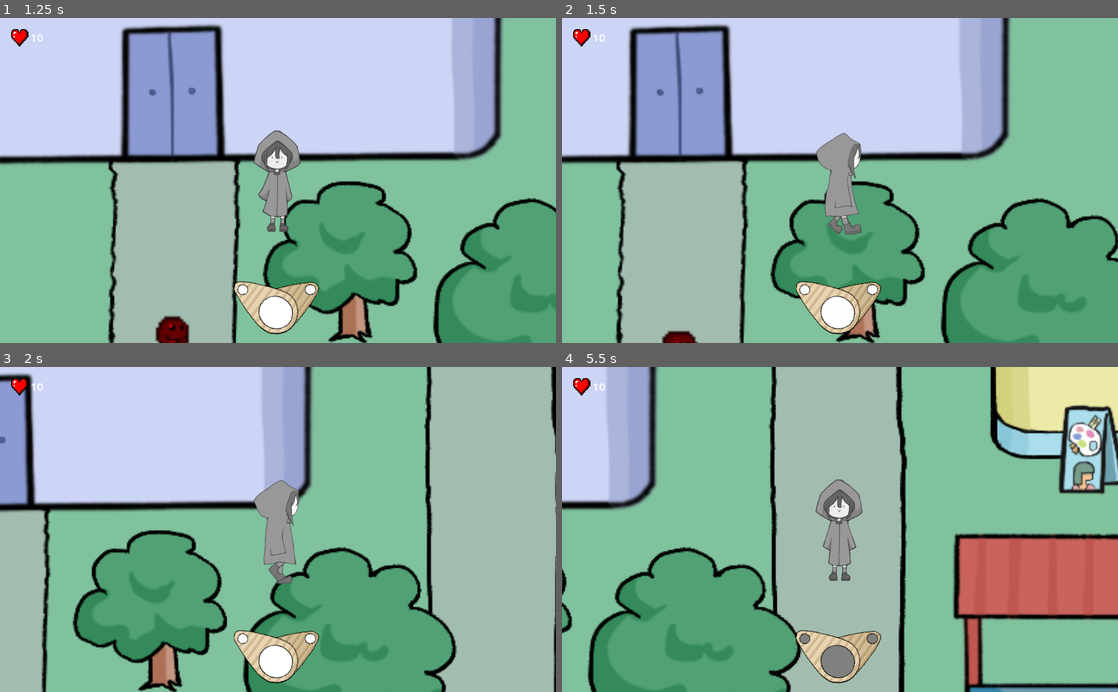
Above: before the commit, frames 1-4 (two rows, left to right).
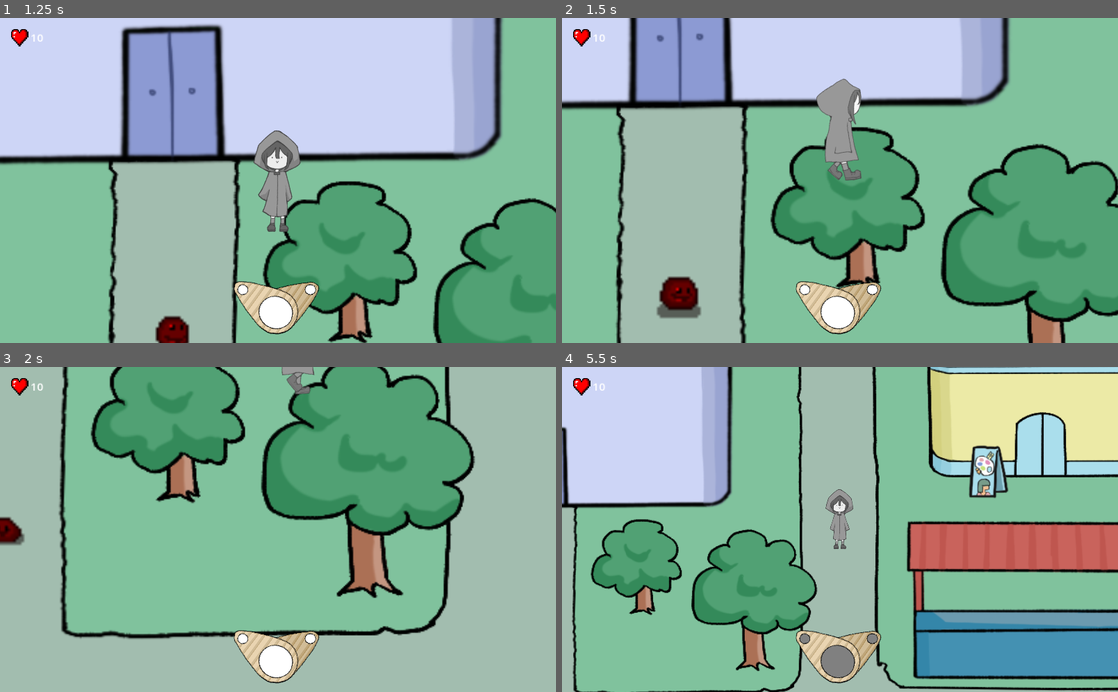
Above: after the commit, the same moments.

Repository: JMSVY-Super-Cool-Group-14/Dye-Chromatic
Game: Godot game, scene res://scenes/ui/main.tscn
Same seed, same stepped clock (60 frames per second), same inputs: the game is played once before the commit and once after it.
Inputs (mouse positions are in pixels of both pictures, inside the frame that each line leads up to):
- Up to frame 1 (1.25 s): click "New Game" at 0.5 s
- Up to frame 2 (1.5 s): move the mouse to (962, 164) at 1.27 s; hold D (move_right) from 1.28 s (still down); hold Down (move_camera_down, bound only after the commit) from 1.28 s (still down)
- Up to frame 3 (2 s): keep holding D (move_right); keep holding Down (move_camera_down, bound only after the commit); tap Left (move_camera_left, bound only after the commit) at 1.55 s
- Up to frame 4 (5.5 s): move the mouse to (728, 545) at 2.02 s; release D (move_right) at 2.03 s; release Down (move_camera_down, bound only after the commit) at 2.03 s; hold S (move_down) 2.03-2.78 s; tap Left (move_camera_left, bound only after the commit) at 2.1 s; tap Right (move_camera_right, bound only after the commit) at 2.3 s; move the mouse to (895, 458) at 2.77 s; hold D (move_right) 2.78-3.53 s; hold Right (move_camera_right, bound only after the commit) 2.78-3.53 s; tap Up (move_camera_up, bound only after the commit) at 3.05, 3.6 s; move the mouse to (812, 594) at 3.52 s; hold W (move_up) 3.53-4.28 s; tap Z (zoom_in, bound only after the commit) at 3.8 s; move the mouse to (1006, 578) at 4.27 s; hold Z (zoom_in, bound only after the commit) 4.28-5.03 s; hold Q (left_colour) from 4.28 s (still down); tap X (zoom_out, bound only after the commit) at 4.55, 5.1 s; move the mouse to (673, 480) at 5.02 s; tap Down (move_camera_down, bound only after the commit) at 5.3 s

Frame 1 is identical in both runs. In frame 2, 40% of the frame differs, in the area x 0-100%, y 0-100%; in frame 3, 67%; in frame 4, 63%.

Commit message:
Cam Update

Diff:
--- a/src/project.godot
+++ b/src/project.godot
@@ -130,6 +130,36 @@
 , Object(InputEventJoypadMotion,"resource_local_to_scene":false,"resource_name":"","device":-1,"axis":4,"axis_value":1.0,"script":null)
 ]
 }
+zoom_in={
+"deadzone": 0.5,
+"events": [Object(InputEventKey,"resource_local_to_scene":false,"resource_name":"","device":-1,"window_id":0,"alt_pressed":false,"shift_pressed":false,"ctrl_pressed":false,"meta_pressed":false,"pressed":false,"keycode":0,"physical_keycode":90,"key_label":0,"unicode":122,"echo":false,"script":null)
+]
+}
+zoom_out={
+"deadzone": 0.5,
+"events": [Object(InputEventKey,"resource_local_to_scene":false,"resource_name":"","device":-1,"window_id":0,"alt_pressed":false,"shift_pressed":false,"ctrl_pressed":false,"meta_pressed":false,"pressed":false,"keycode":0,"physical_keycode":88,"key_label":0,"unicode":120,"echo":false,"script":null)
+]
+}
+move_camera_right={
+"deadzone": 0.5,
+"events": [Object(InputEventKey,"resource_local_to_scene":false,"resource_name":"","device":-1,"window_id":0,"alt_pressed":false,"shift_pressed":false,"ctrl_pressed":false,"meta_pressed":false,"pressed":false,"keycode":0,"physical_keycode":4194321,"key_label":0,"unicode":0,"echo":false,"script":null)
+]
+}
+move_camera_left={
+"deadzone": 0.5,
+"events": [Object(InputEventKey,"resource_local_to_scene":false,"resource_name":"","device":-1,"window_id":0,"alt_pressed":false,"shift_pressed":false,"ctrl_pressed":false,"meta_pressed":false,"pressed":false,"keycode":0,"physical_keycode":4194319,"key_label":0,"unicode":0,"echo":false,"script":null)
+]
+}
+move_camera_down={
+"deadzone": 0.5,
+"events": [Object(InputEventKey,"resource_local_to_scene":false,"resource_name":"","device":-1,"window_id":0,"alt_pressed":false,"shift_pressed":false,"ctrl_pressed":false,"meta_pressed":false,"pressed":false,"keycode":0,"physical_keycode":4194322,"key_label":0,"unicode":0,"echo":false,"script":null)
+]
+}
+move_camera_up={
+"deadzone": 0.5,
+"events": [Object(InputEventKey,"resource_local_to_scene":false,"resource_name":"","device":-1,"window_id":0,"alt_pressed":false,"shift_pressed":false,"ctrl_pressed":false,"meta_pressed":false,"pressed":false,"keycode":0,"physical_keycode":4194320,"key_label":0,"unicode":0,"echo":false,"script":null)
+]
+}
 interact={
 "deadzone": 0.5,
 "events": [Object(InputEventKey,"resource_local_to_scene":false,"resource_name":"","device":-1,"window_id":0,"alt_pressed":false,"shift_pressed":false,"ctrl_pressed":false,"meta_pressed":false,"pressed":false,"keycode":0,"physical_keycode":67,"key_label":0,"unicode":99,"echo":false,"script":null)
--- a/src/scenes/player.tscn
+++ b/src/scenes/player.tscn
@@ -232,6 +232,10 @@
 
 [node name="PlayerCam" type="Camera2D" parent="."]
 zoom = Vector2(5, 5)
+limit_left = 45
+limit_top = 30
+limit_right = 825
+limit_bottom = 770
 script = ExtResource("34_oibyl")
 
 [node name="DialogueBox" parent="PlayerCam" instance=ExtResource("41_wthe5")]
--- a/src/scripts/Camera2D.gd
+++ b/src/scripts/Camera2D.gd
@@ -1,11 +1,55 @@
 extends Camera2D
 
+var centered_on_player = true
+@onready var player = get_parent()
+var camera_speed = 100  # Speed at which the camera moves when arrow keys are pressed
+var zoom_speed = 3  # Speed of zooming in and out
+var min_zoom = Vector2(1.5, 1.5)  # Minimum zoom level
+var max_zoom = Vector2(5, 5)  # Maximum zoom level
+var last_player_position = Vector2()  # To track player's last position
 
-# Called when the node enters the scene tree for the first time.
 func _ready():
-	pass # Replace with function body.
+	last_player_position = player.position  # Initialize with the player's initial position
 
+func _process(delta):
+	# Check player movement
+	var player_moved = player.position != last_player_position
+	if player_moved:
+		centered_on_player = true
 
-# Called every frame. 'delta' is the elapsed time since the previous frame.
-func _process(delta):
-	pass
+	# Determine if any camera movement keys are pressed
+	var is_moving_camera = Input.is_action_pressed("move_camera_right") or \
+						   Input.is_action_pressed("move_camera_left") or \
+						   Input.is_action_pressed("move_camera_up") or \
+						   Input.is_action_pressed("move_camera_down")
+
+	# Unlock camera when moving it
+	if is_moving_camera:
+		centered_on_player = false
+
+	if centered_on_player:
+		# The camera will follow the player without manual input
+		global_position = player.position
+	else:
+		# Move the camera according to inputs
+		if Input.is_action_pressed("move_camera_right"):
+			global_position.x += camera_speed * delta
+		if Input.is_action_pressed("move_camera_left"):
+			global_position.x -= camera_speed * delta
+		if Input.is_action_pressed("move_camera_up"):
+			global_position.y -= camera_speed * delta
+		if Input.is_action_pressed("move_camera_down"):
+			global_position.y += camera_speed * delta
+
+	# Update the last player position at the end of the frame
+	last_player_position = player.position
+
+	# Handle zooming in and out
+	if Input.is_action_pressed("zoom_in"):
+		zoom -= Vector2(zoom_speed, zoom_speed) * delta
+		zoom.x = max(zoom.x, min_zoom.x)
+		zoom.y = max(zoom.y, min_zoom.y)
+	if Input.is_action_pressed("zoom_out"):
+		zoom += Vector2(zoom_speed, zoom_speed) * delta
+		zoom.x = min(zoom.x, max_zoom.x)
+		zoom.y = min(zoom.y, max_zoom.y)
